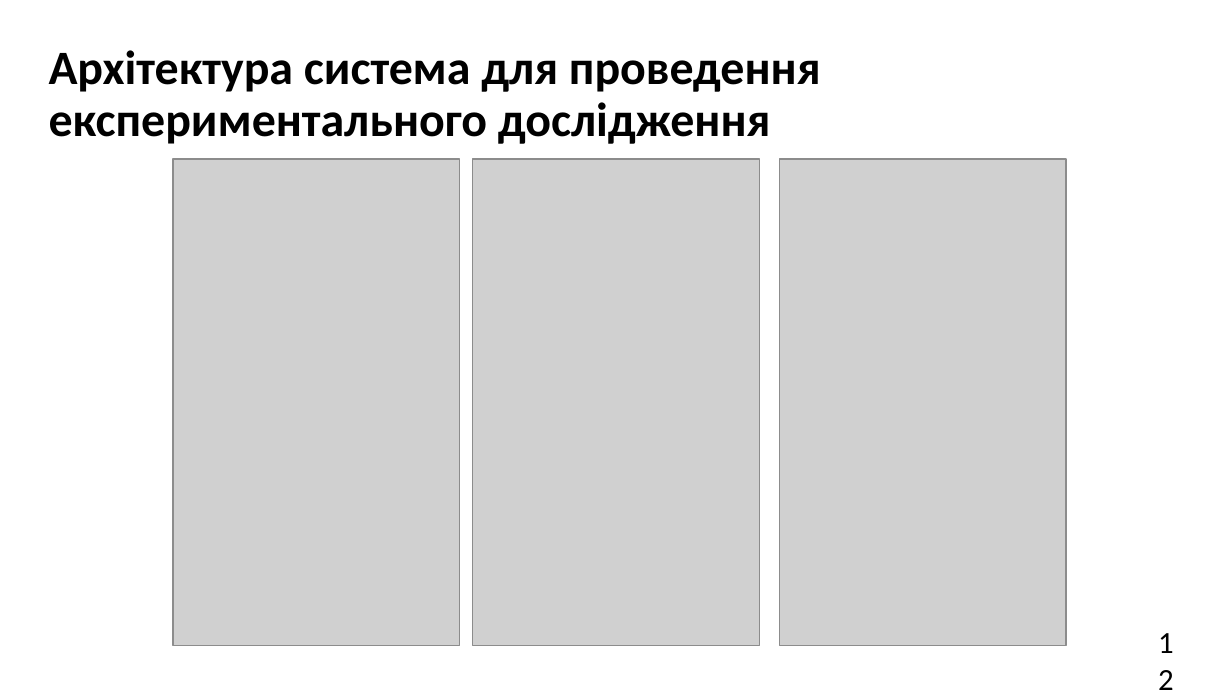
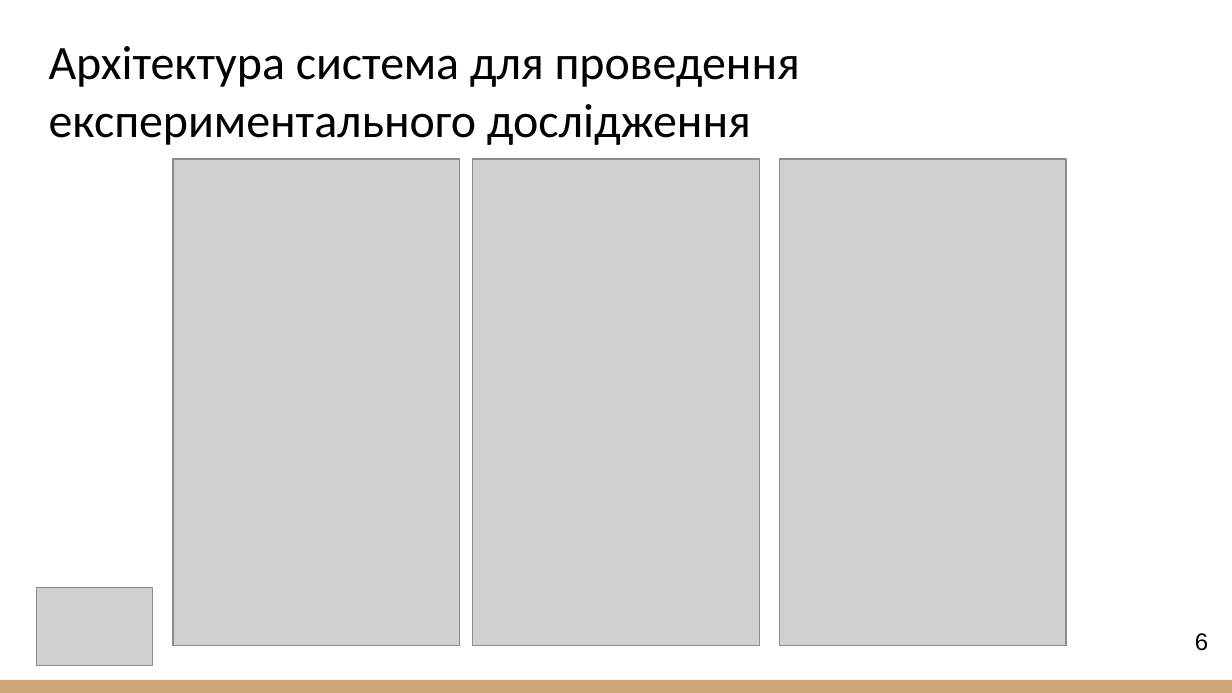
Before and after one commit to polina1836/android-image-processing-test, a slide deck: slide 6 of 2025_М_ПІ_ІПЗ- 23-4_Носова_П_В.pptx (slide 12 before the commit). Drawn at 1232x693 pixels with LibreOffice and Linux fonts; fonts in the diff are those of the drawing; grey boxes stand for pictures. Boxes give left, top, right and bottom in pixels: in the first picture for what was removed or moved away, otherwise in the second. Text is boxed around its words. In the diff, an @@ line names an element or a change of style, - is before the commit and + after.

```diff
--- a/2025_М_ПІ_ІПЗ- 23-4_Носова_П_В.pptx
+++ b/2025_М_ПІ_ІПЗ- 23-4_Носова_П_В.pptx
@@ title "Архітектура система для проведення експериментального ..." at [49, 46, 800, 145]: bold off; line spacing 0.9 to 1 @@
@@ picture added at [36, 588, 152, 667] @@
@@ page number at [1195, 633, 1208, 651]: text changed; size 18 to 14 pt; font Calibri to Arial @@
-12
+6
@@ rectangle added at [0, 680, 1232, 693], fill #CCA677 @@
```
Also in this commit, not shown: 7 other slides changed, 4 slides added, 12 slides removed, 1 other file.
